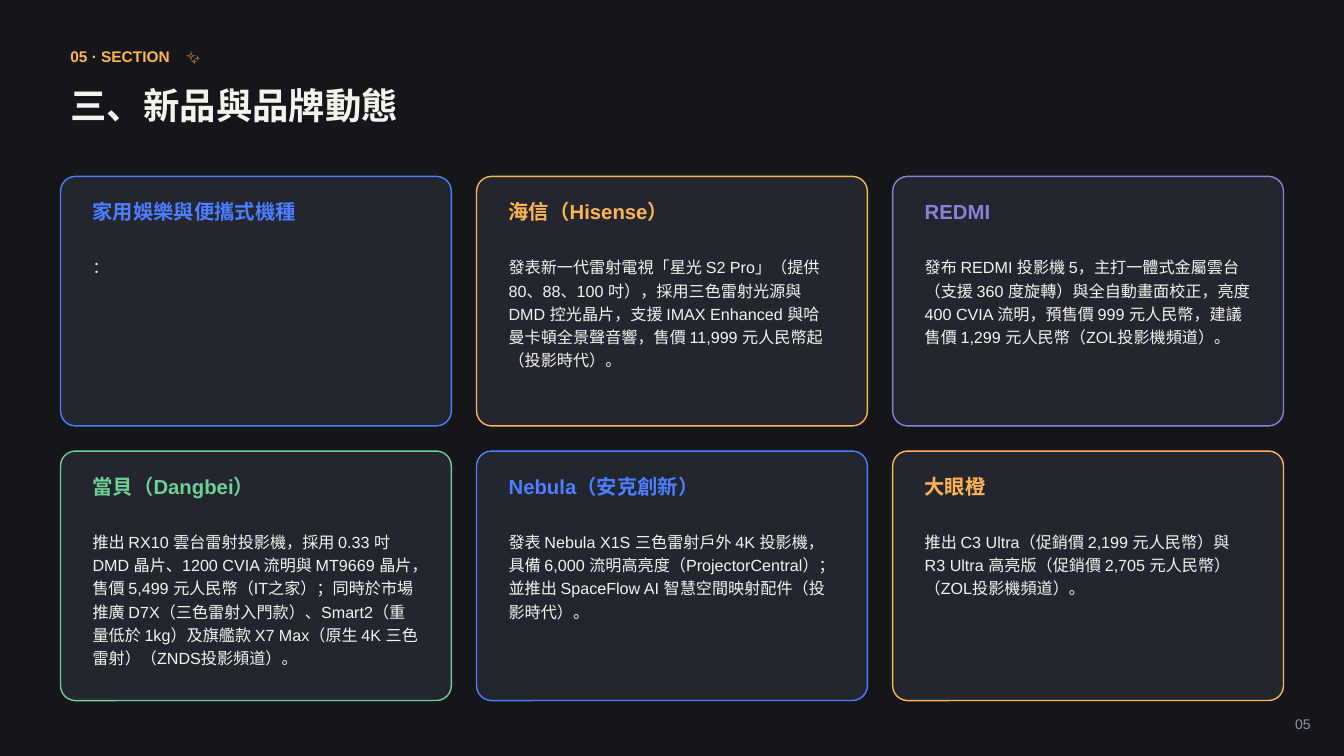
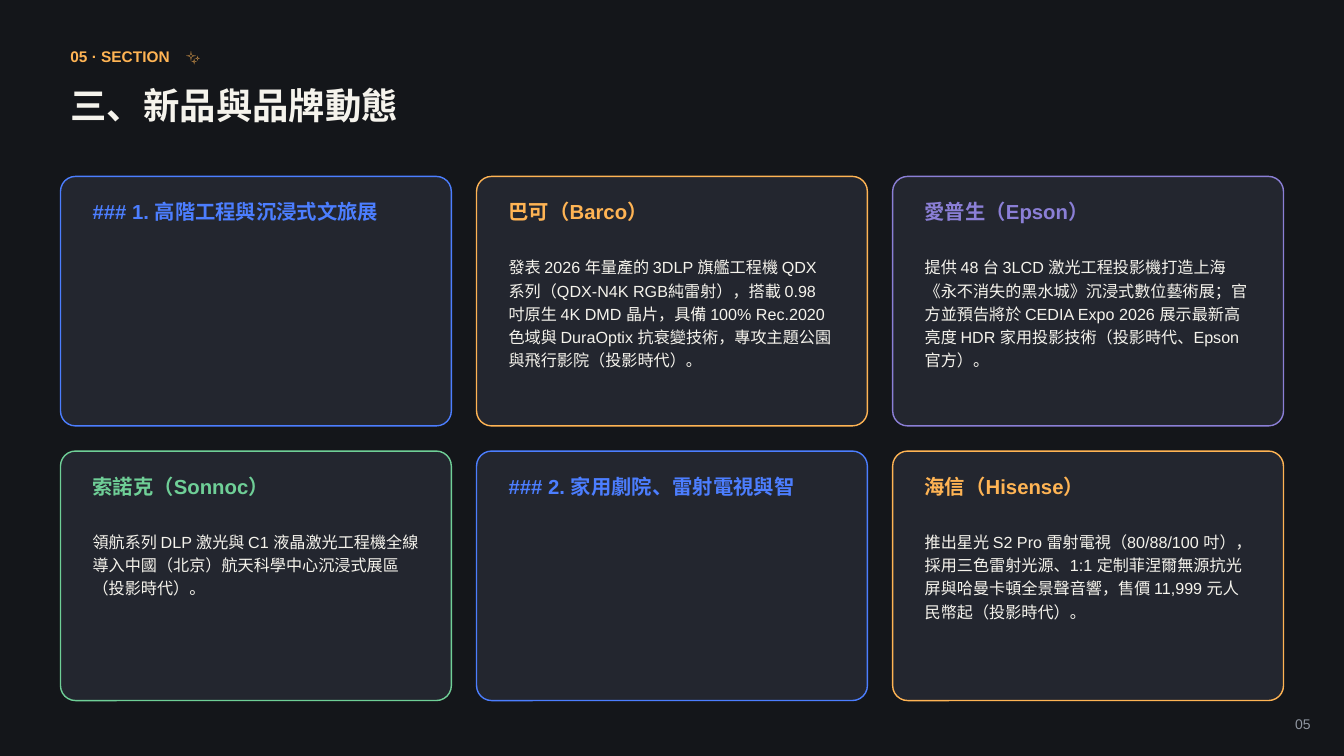
Before and after one commit to coffee30233-gif/Project-Insight, a slide deck: slide 5 of data/reports/2026-08.pptx. Drawn at 1344x756 pixels with LibreOffice and Linux fonts; fonts in the diff are those of the drawing. Boxes give left, top, right and bottom in pixels: in the first picture for what was removed or moved away, otherwise in the second. Text is boxed around its words. In the diff, an @@ line names an element or a change of style, - is before the commit and + after.

```diff
--- a/data/reports/2026-08.pptx
+++ b/data/reports/2026-08.pptx
@@ text at [132, 201, 379, 221]: text changed @@
-家用娛樂與便攜式機種
+### 1. 高階工程與沉浸式文旅展
@@ text at [509, 201, 648, 221]: text changed @@
-海信（Hisense）
+巴可（Barco）
@@ text at [925, 201, 1089, 223]: text changed @@
-REDMI
+愛普生（Epson）
@@ text removed at [83, 249, 430, 407] @@
-：
@@ text at [509, 259, 831, 368]: text changed @@
-發表新一代雷射電視「星光 S2 Pro」（提供 80、88、100 吋），採用三色雷射光源與 DMD 控光晶片，支援 IMAX Enhanced 與哈曼卡頓全景聲音響，售價 11,999 元人民幣起（投影時代）。
+發表 2026 年量產的 3DLP 旗艦工程機 QDX 系列（QDX-N4K RGB純雷射），搭載 0.98 吋原生 4K DMD 晶片，具備 100% Rec.2020 色域與 DuraOptix 抗衰變技術，專攻主題公園與飛行影院（投影時代）。
@@ text at [925, 259, 1247, 368]: text changed @@
-發布 REDMI 投影機 5，主打一體式金屬雲台（支援 360 度旋轉）與全自動畫面校正，亮度 400 CVIA 流明，預售價 999 元人民幣，建議售價 1,299 元人民幣（ZOL投影機頻道）。
+提供 48 台 3LCD 激光工程投影機打造上海《永不消失的黑水城》沉浸式數位藝術展；官方並預告將於 CEDIA Expo 2026 展示最新高亮度 HDR 家用投影技術（投影時代、Epson官方）。
@@ text at [93, 476, 269, 496]: text changed @@
-當貝（Dangbei）
+索諾克（Sonnoc）
@@ text at [548, 476, 795, 496]: text changed @@
-Nebula（安克創新）
+### 2. 家用劇院、雷射電視與智
@@ text at [925, 476, 1084, 496]: text changed @@
-大眼橙
+海信（Hisense）
@@ text at [93, 534, 418, 596]: text changed @@
-推出 RX10 雲台雷射投影機，採用 0.33 吋 DMD 晶片、1200 CVIA 流明與 MT9669 晶片，售價 5,499 元人民幣（IT之家）；同時於市場推廣 D7X（三色雷射入門款）、Smart2（重量低於 1kg）及旗艦款 X7 Max（原生 4K 三色雷射）（ZNDS投影頻道）。
+領航系列 DLP 激光與 C1 液晶激光工程機全線導入中國（北京）航天科學中心沉浸式展區（投影時代）。
@@ text removed at [509, 534, 834, 620] @@
-發表 Nebula X1S 三色雷射戶外 4K 投影機，具備 6,000 流明高亮度（ProjectorCentral）；並推出 SpaceFlow AI 智慧空間映射配件（投影時代）。
@@ text at [925, 534, 1251, 620]: text changed @@
-推出 C3 Ultra（促銷價 2,199 元人民幣）與 R3 Ultra 高亮版（促銷價 2,705 元人民幣）（ZOL投影機頻道）。
+推出星光 S2 Pro 雷射電視（80/88/100 吋），採用三色雷射光源、1:1 定制菲涅爾無源抗光屏與哈曼卡頓全景聲音響，售價 11,999 元人民幣起（投影時代）。
```
Also in this commit, not shown: 32 other slides changed, 7 slides added, 25 slides removed, 3 other files.
